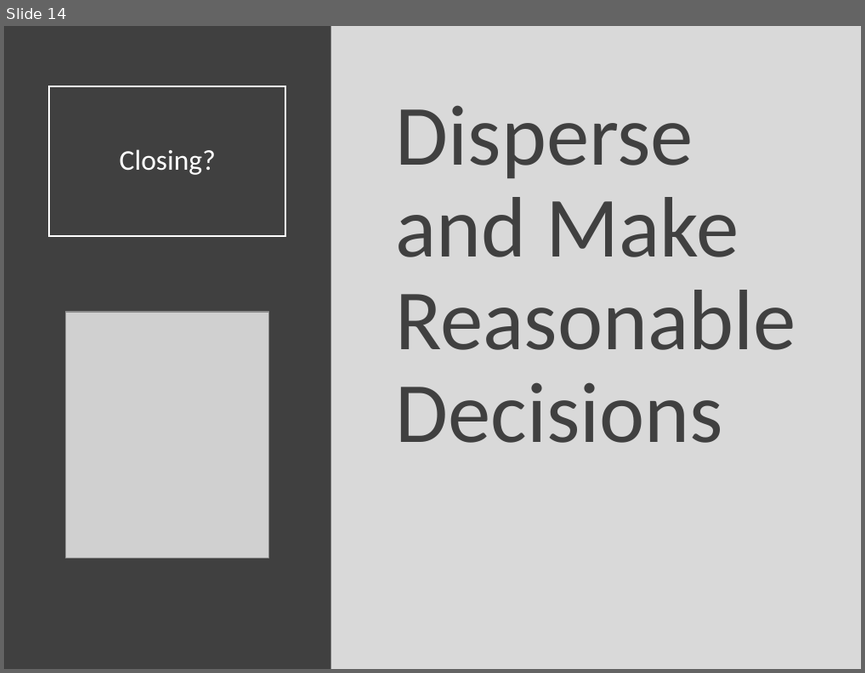
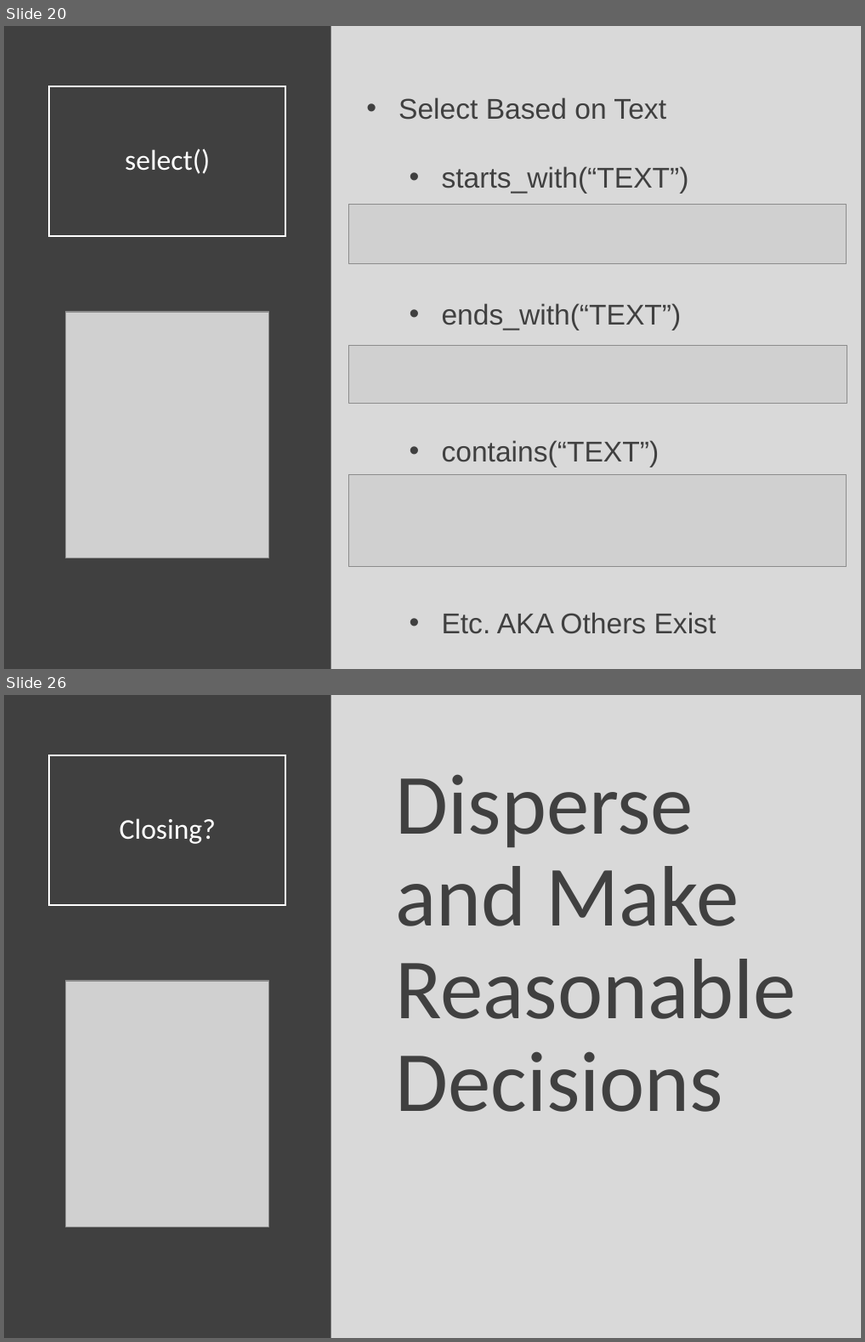
Before and after one commit to Yixf-Self/STOR320_WEBSITE, a slide deck: Lectures/Lecture 4/Lecture 4.pptx. Shown one above the other, each under a label of ours: slide 14 before the commit, slides 20 and 26 after it; the slides between them are not shown. The pictures are 865x673 and 865x1342 pixels, drawn with LibreOffice and Linux fonts; fonts in the diff are those of the drawing; grey boxes stand for pictures. Boxes give left, top, right and bottom in pixels: in the first picture for what was removed or moved away, otherwise in the second. Text is boxed around its words. In the diff, an @@ line names an element or a change of style, - is before the commit and + after.

```diff
--- a/Lectures/Lecture 4/Lecture 4.pptx
+++ b/Lectures/Lecture 4/Lecture 4.pptx
@@ slide 20 added at box(4, 26, 861, 669), background #D9D9D9 @@
@@ rectangle added at box(4, 26, 331, 669), fill #404040 @@
@@ title added at box(49, 86, 286, 236), outline #FFFFFF 1.5 pt, 24 pt, text #FFFFFF @@
+select()
@@ text added at box(398, 97, 716, 634), 24 pt, text #404040 @@
+• Select Based on Text
+  • starts_with(“TEXT”)
+  • ends_with(“TEXT”)
+  • contains(“TEXT”)
+  • Etc. AKA Others Exist
@@ picture added at box(348, 204, 846, 263) @@
@@ picture added at box(66, 312, 268, 557) @@
@@ picture added at box(349, 345, 847, 403) @@
@@ picture added at box(349, 474, 846, 566) @@
@@ what was slide 14 is now slide 26 @@
```
Also in this commit, not shown: 2 slides changed, 11 other slides added, 3 other files.
